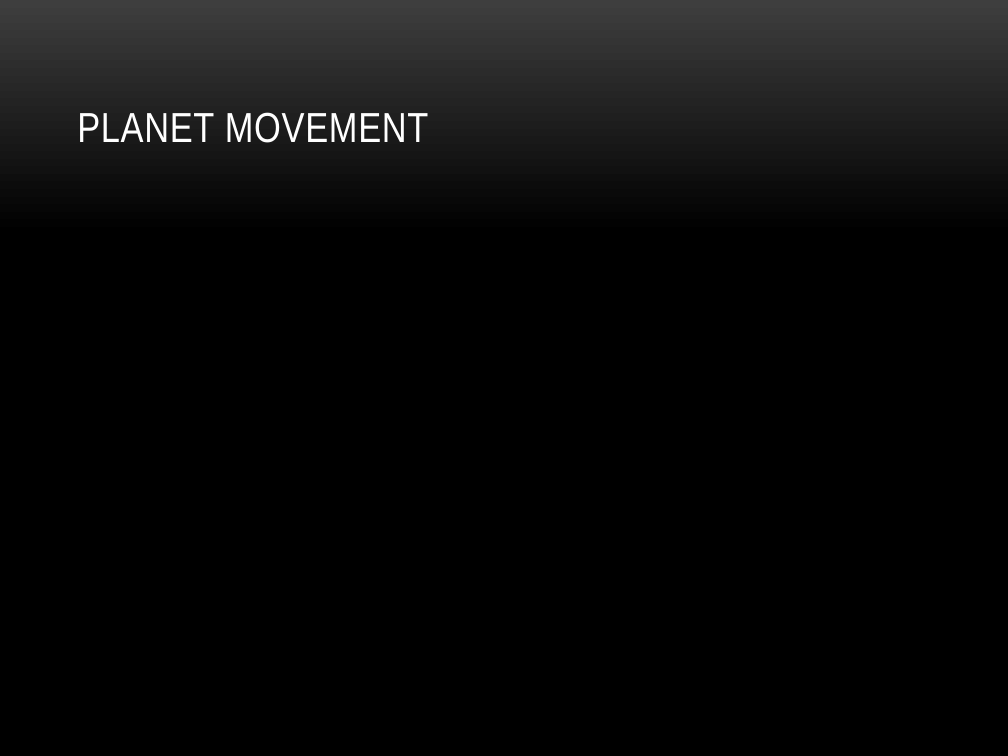
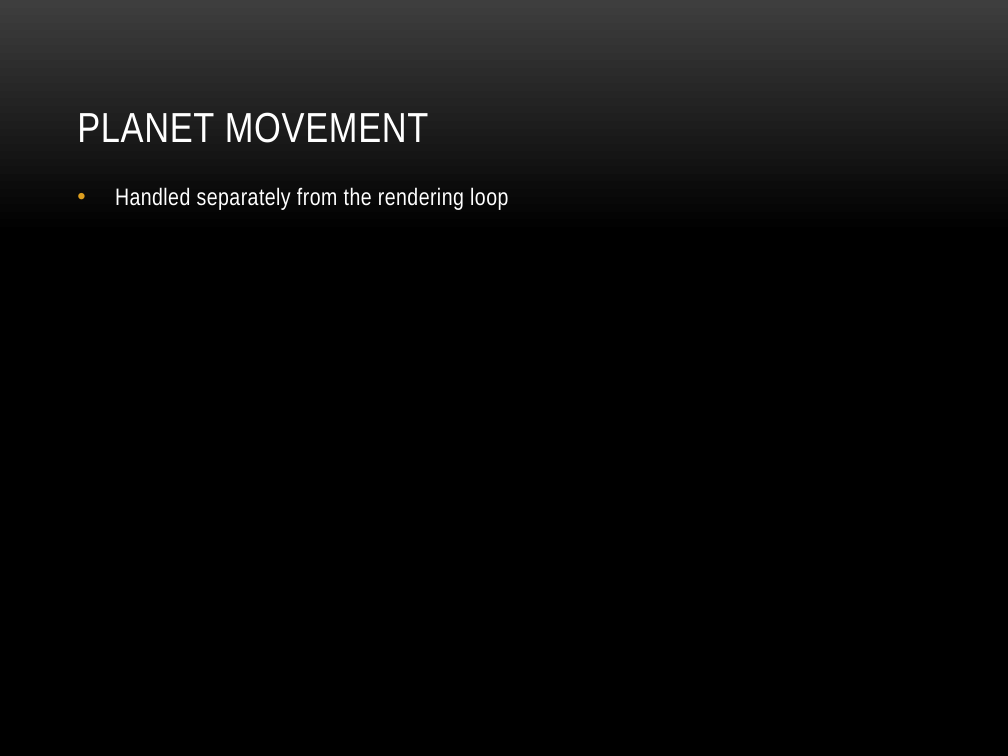
Before and after one commit to AdnaneKhan/1566_final, a slide deck: slide 5 of docs/gfx_ppt.pptx. Drawn at 1008x756 pixels with LibreOffice and Linux fonts; fonts in the diff are those of the drawing; background and template pictures are left out. Boxes give left, top, right and bottom in pixels: in the first picture for what was removed or moved away, otherwise in the second. Text is boxed around its words. In the diff, an @@ line names an element or a change of style, - is before the commit and + after.

```diff
--- a/docs/gfx_ppt.pptx
+++ b/docs/gfx_ppt.pptx
@@ text added at (115,187,508,210), 17 pt, text #FFFFFF @@
+• Handled separately from the rendering loop
```
Also in this commit, not shown: 1 other slide changed, 3 slides added, 2 slides removed, 1 other file.
